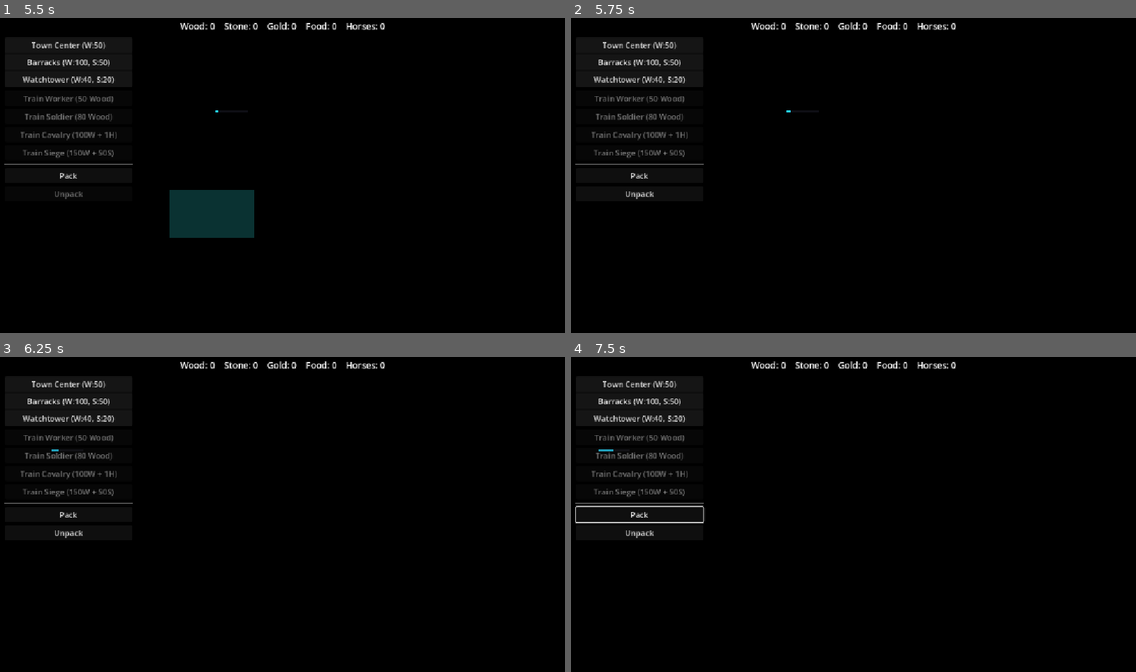
Above: before the commit, frames 1-4 (two rows, left to right).
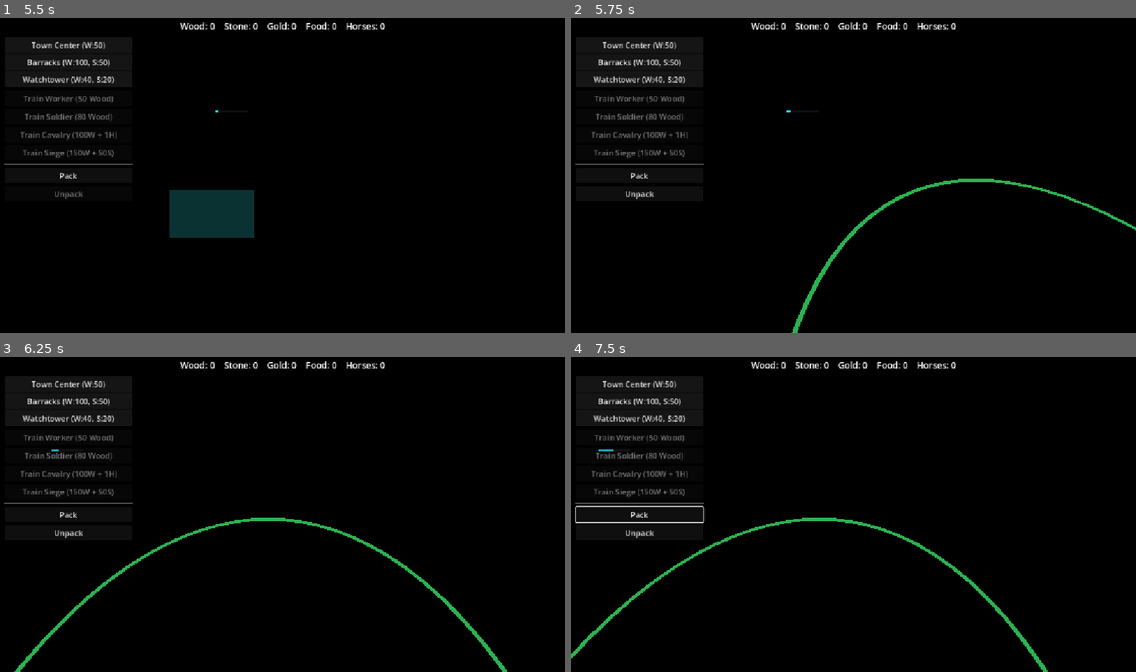
Above: after the commit, the same moments.

Repository: Ferrum-t/RTS-Game
Game: Godot game, scene res://Scenes/World/World.tscn
Same seed, same stepped clock (60 frames per second), same inputs: the game is played once before the commit and once after it.
Inputs (mouse positions are in pixels of both pictures, inside the frame that each line leads up to):
- Up to frame 1 (5.5 s): click "Town Center (W:50)" at 0.5 s; click "Barracks (W:100, S:50)" at 1.25 s; click "Watchtower (W:40, S:20)" at 2 s; click "Train Worker (50 Wood)" at 2.75 s; click "Pack" at 3.5 s; tap Enter at 4.25 s; move the mouse to (406, 159) at 4.27 s; hold D (move_right) 4.28-5 s; tap C at 4.35 s; click (406, 159) at 4.42 s; tap Space at 5 s; drag from (169, 191) to (254, 238) at 5.02 s
- Up to frame 2 (5.75 s): no input
- Up to frame 3 (6.25 s): move the mouse to (339, 445) at 5.77 s; hold D (move_right) from 5.78 s (still down); tap P at 5.85 s
- Up to frame 4 (7.5 s): release D (move_right) at 6.5 s; drag from (825, 577) to (684, 467) at 6.52 s; move the mouse to (1023, 561) at 7.27 s; hold Left (move_left) from 7.28 s (still down); tap U at 7.35 s

Frame 1 is identical in both runs. In frame 2, 0.8% of the frame differs, in the area x 39-100%, y 51-100%; in frame 3, 1.1%, in the area x 2-90%, y 51-100%; in frame 4, 1.1%.

Commit message:
Map layout: real base separation ~75 units (was ~24)

Diff:
--- a/Scripts/Systems/MatchManager.gd
+++ b/Scripts/Systems/MatchManager.gd
@@ -25,9 +25,10 @@
 const SOLDIER_SCENE := preload("res://Scenes/Units/soldier.tscn")
 const WORKER_SCENE := preload("res://Scenes/Units/worker.tscn")
 
-const PLAYER_TC_POS := Vector3(2.0, 0.0, -2.0)
+## Bases spread on 200×200 map. Target TC–TC distance ~75 (was ~24).
+const PLAYER_TC_POS := Vector3(28.0, 0.0, -22.0)
 const PLAYER_WATCHTOWER_OFFSET := Vector3(0.0, 0.0, 6.0)
-const ENEMY_TC_POS := Vector3(-18.0, 0.0, 12.0)
+const ENEMY_TC_POS := Vector3(-28.0, 0.0, 28.0)
 const ENEMY_WORKER_OFFSETS := [
 	Vector3(2.5, 0.0, 1.0),
 	Vector3(3.5, 0.0, -1.0),
@@ -85,7 +86,11 @@
 		eco.name = "EconomicAIController"
 		eco.team_id = 1
 		scene.add_child(eco)
+		var dx: float = ENEMY_TC_POS.x - PLAYER_TC_POS.x
+		var dz: float = ENEMY_TC_POS.z - PLAYER_TC_POS.z
+		var tc_dist: float = sqrt(dx * dx + dz * dz)
 		print("MATCH: PLAYING Stage1 Economic AI (team1 TC+workers, waves OFF)")
+		print("MAP: PlayerTC=", PLAYER_TC_POS, " EnemyTC=", ENEMY_TC_POS, " distance=", snappedf(tc_dist, 0.1))
 	else:
 		var soldier: Node3D = SOLDIER_SCENE.instantiate()
 		soldier.name = "EnemySoldier_0"
